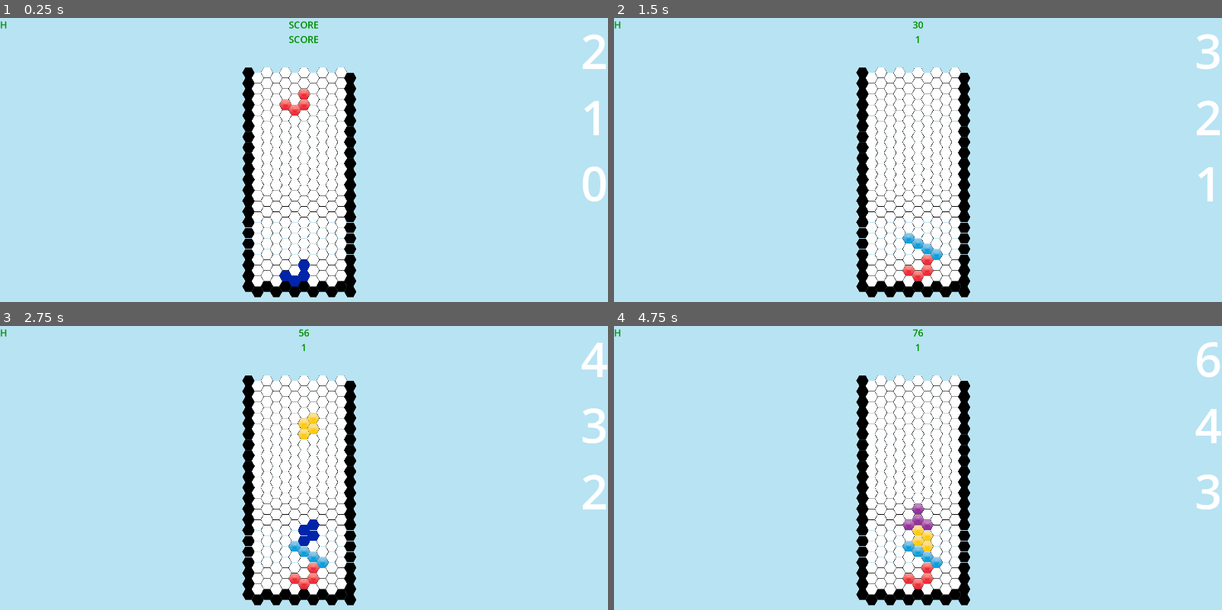
Above: before the commit, frames 1-4 (two rows, left to right).
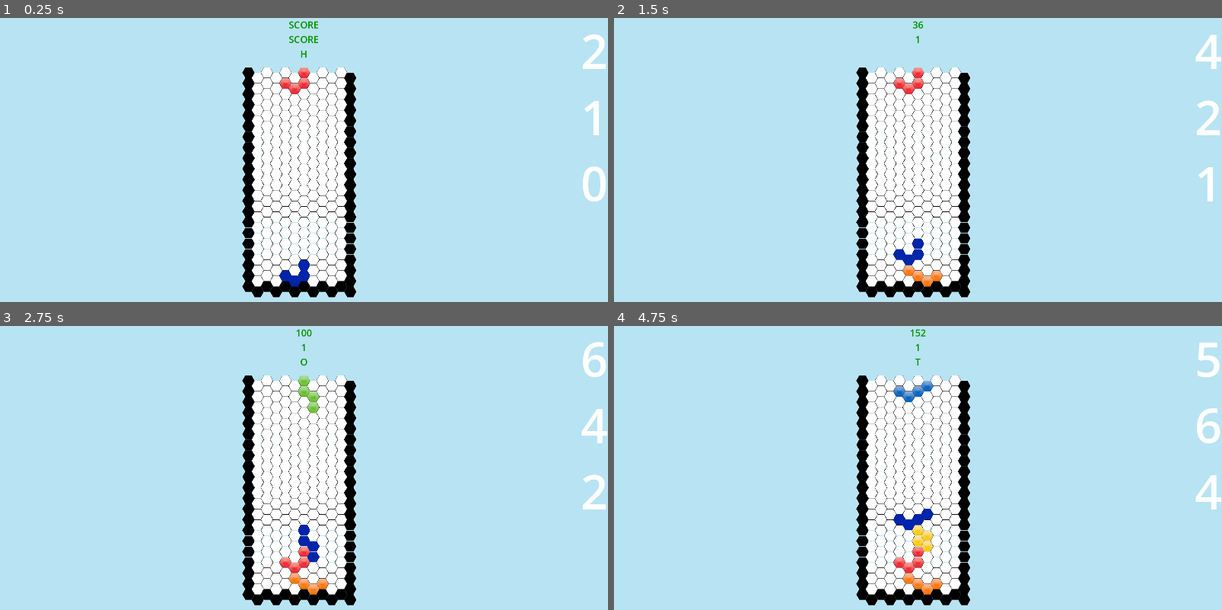
Above: after the commit, the same moments.

Repository: MrSoubi/HexoTangle
Game: Godot game, scene res://game.tscn
The game is run twice, just before and just after one commit, with the same random seed, the same clock (stepped at 60 frames per second) and the same inputs.
Inputs:
- Up to frame 1 (0.25 s): no input
- Up to frame 2 (1.5 s): tap Enter at 0.5 s; hold Right 0.53-1.28 s; tap C at 0.6, 1.35 s; tap Space at 0.77, 1.25 s; hold Down from 1.28 s (still down)
- Up to frame 3 (2.75 s): tap Space at 1.52 s; release Down at 2.03 s; hold Right from 2.03 s (still down); tap Z at 2.1 s; tap C at 2.3 s
- Up to frame 4 (4.75 s): tap Enter at 2.75, 4.25 s; release Right at 2.78 s; hold Up 2.78-3.53 s; tap I at 2.85 s; tap Space at 3.02, 3.5, 3.77, 4.52 s; tap C at 3.05, 3.8, 4.55 s; hold Left from 3.53 s (still down); tap O at 3.6 s; tap T at 4.35 s

The runs differ from the first frame. In frame 1, 0.5% of the frame differs, in the area x 0-52%, y 1-35%; in frame 2, 1.2%; in frame 3, 1.9%; in frame 4, 2.0%, in the area x 0-100%, y 1-95%.
Error before the commit: Invalid assignment of property or key 'text' with value of type 'String' on a base object of type 'null instance'. (res://Scripts/grid.gd:407)

Commit message:
close #10

Diff:
--- a/Scripts/grid.gd
+++ b/Scripts/grid.gd
@@ -23,6 +23,8 @@
 const VERTICAL_SPACING: float = 0.5 * CELL_HEIGHT;
 const HORIZONTAL_SPACING: float = 0.75 * CELL_WIDTH;
 
+const startingPosition = Vector2(1,GRID_WIDTH/2);
+
 const ORIGIN: Vector2 = Vector2(100, 100);
 
 enum Direction {TOP, TOP_RIGHT, BOTTOM_RIGHT, BOTTOM, BOTTOM_LEFT, TOP_LEFT}
@@ -73,7 +75,7 @@
 
 	@warning_ignore("integer_division")
 	var type = getNextHexomino()
-	currentHexomino = hexomino.new(Vector2(3,GRID_WIDTH/2), Direction.TOP, type, GetTextureFromType(type));
+	currentHexomino = hexomino.new(startingPosition, Direction.TOP, type, GetTextureFromType(type));
 
 
 	$"../CanvasLayer/VBoxContainer2/ThirdUpcoming".text = str(nextQueue[2])
@@ -240,7 +242,7 @@
 		score = handleFullLines();
 		@warning_ignore("integer_division")
 		var type = getNextHexomino()
-		currentHexomino = hexomino.new(Vector2(3,GRID_WIDTH/2), Direction.TOP, type, GetTextureFromType(type));
+		currentHexomino = hexomino.new(startingPosition, Direction.TOP, type, GetTextureFromType(type));
 
 	match (score):
 		1:
@@ -402,17 +404,32 @@
 func tryHold() -> Hexomino:
 	var localHex;
 
-	if(canHold):
+	if(canHold && heldHexomino == -1):
 		heldHexomino = currentHexomino.type;
-		$"../ControlGUI/VBoxContainer/HoldLabel".text = str(heldHexomino);
+		match (heldHexomino):
+			0:
+				$"../CanvasLayer/VBoxContainer/HoldLabel".text = "I";
+			1:
+				$"../CanvasLayer/VBoxContainer/HoldLabel".text = "O";
+			2:
+				$"../CanvasLayer/VBoxContainer/HoldLabel".text = "T";
+			3:
+				$"../CanvasLayer/VBoxContainer/HoldLabel".text = "L";
+			4:
+				$"../CanvasLayer/VBoxContainer/HoldLabel".text = "J";
+			5:
+				$"../CanvasLayer/VBoxContainer/HoldLabel".text = "Z";
+			6:
+				$"../CanvasLayer/VBoxContainer/HoldLabel".text = "S";
 		canHold = false;
 		var type = getRandomHexType()
-		localHex = hexomino.new(Vector2(3,GRID_WIDTH/2), Direction.TOP, type, GetTextureFromType(type));
+		localHex = hexomino.new(startingPosition, Direction.TOP, type, GetTextureFromType(type));
 	else:
 		if(heldHexomino != -1):
-			localHex = hexomino.new(Vector2(3,GRID_WIDTH/2), Direction.TOP, heldHexomino, GetTextureFromType(heldHexomino));
-			$"../ControlGUI/VBoxContainer/HoldLabel".text = "";
+			localHex = hexomino.new(startingPosition, Direction.TOP, heldHexomino, GetTextureFromType(heldHexomino));
+			$"../CanvasLayer/VBoxContainer/HoldLabel".text = "";
 			heldHexomino = -1
+			canHold = false;
 		else:
 			localHex = null;
 
--- a/game.tscn
+++ b/game.tscn
@@ -89,7 +89,7 @@
 vertical_alignment = 1
 metadata/_edit_use_anchors_ = true
 
-[node name="HoldLabel" type="Label" parent="ControlGUI/VBoxContainer"]
+[node name="HoldLabel" type="Label" parent="CanvasLayer/VBoxContainer"]
 layout_mode = 2
 text = "H"
 label_settings = SubResource("LabelSettings_3112v")
